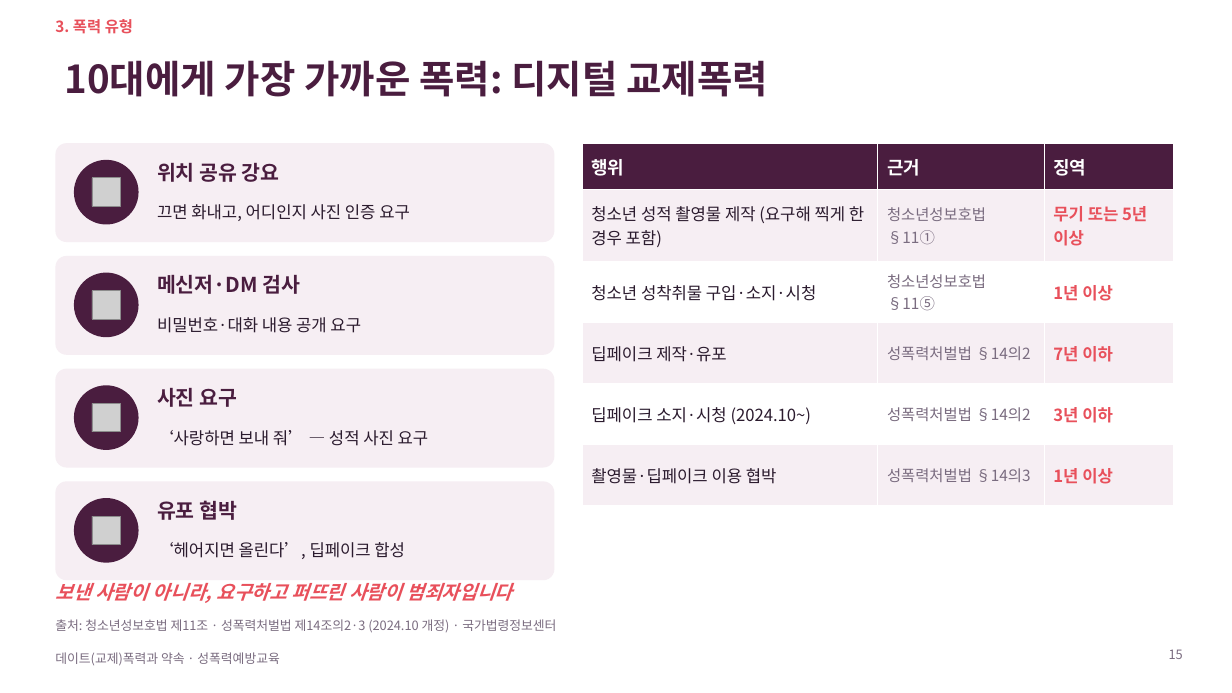
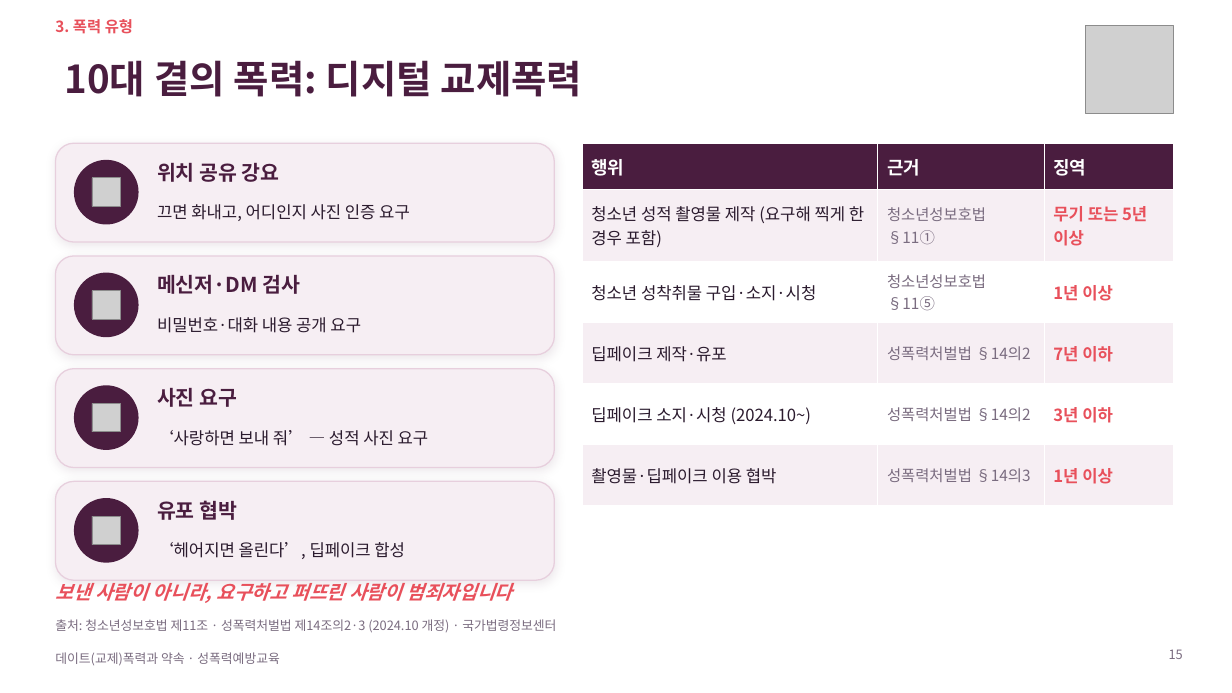
Before and after one commit to ash1234a/security-research-learning, a slide deck: slide 15 of 데이트폭력과_약속.pptx. Drawn at 1232x693 pixels with LibreOffice and Linux fonts; fonts in the diff are those of the drawing; grey boxes stand for pictures; background and template pictures are left out. Boxes give left, top, right and bottom in pixels: in the first picture for what was removed or moved away, otherwise in the second. Text is boxed around its words. In the diff, an @@ line names an element or a change of style, - is before the commit and + after.

```diff
--- a/데이트폭력과_약속.pptx
+++ b/데이트폭력과_약속.pptx
@@ picture added at box(1086, 26, 1174, 114) @@
@@ title at box(65, 60, 583, 97): text changed @@
-10대에게 가장 가까운 폭력: 디지털 교제폭력
+10대 곁의 폭력: 디지털 교제폭력
@@ outline none to #E7CFDD 1 pt; shadow on; proportions changed in 4 elements at box(55, 143, 555, 242), box(55, 256, 555, 355), box(55, 369, 555, 468), box(55, 482, 555, 580) @@
```
Also in this commit, not shown: 29 other slides changed.
